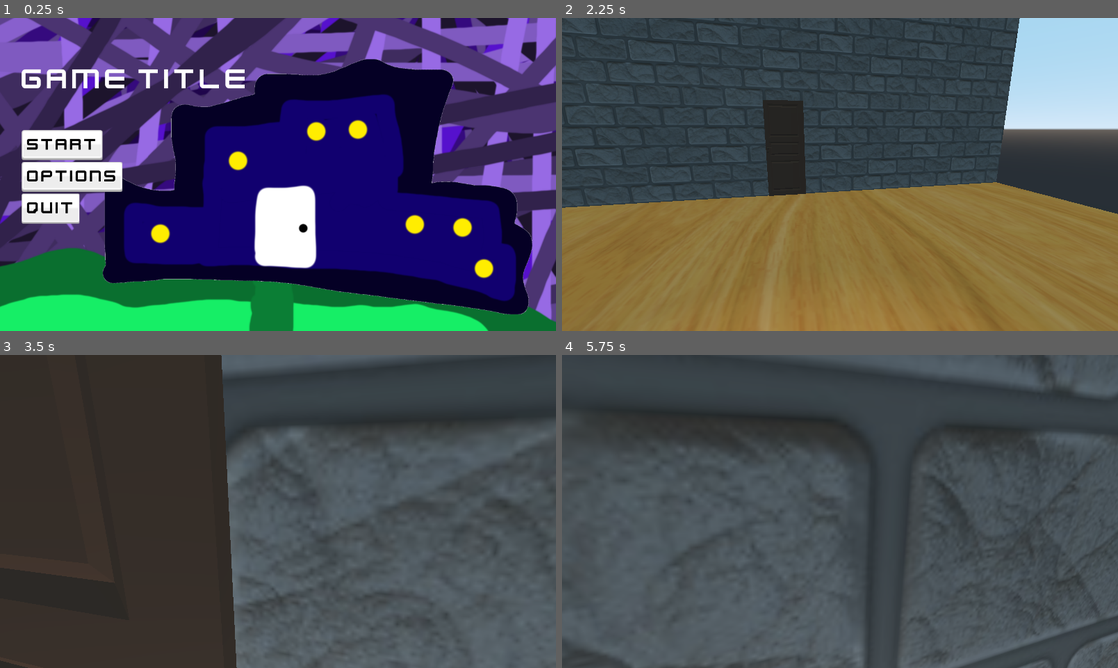
Above: before the commit, frames 1-4 (two rows, left to right).
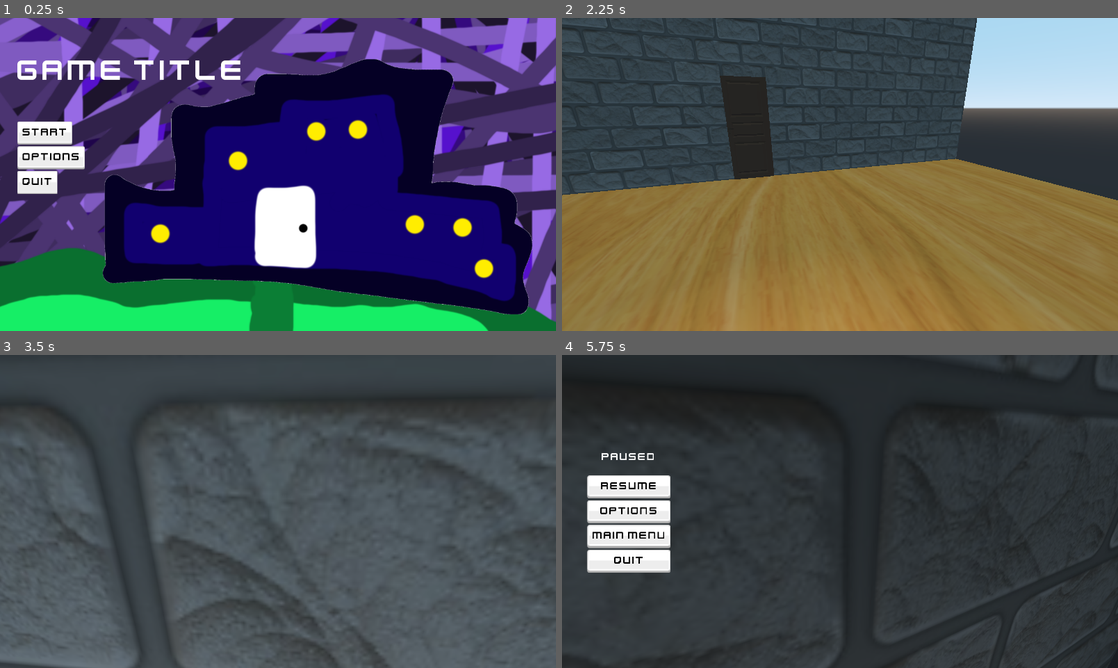
Above: after the commit, the same moments.

Repository: Yeti-Owner/1000-Rooms
Game: Godot game, scene res://scenes/StartMenu.tscn
Same seed, same stepped clock (60 frames per second), same inputs: the game is played once before the commit and once after it.
Inputs (mouse positions are in pixels of both pictures, inside the frame that each line leads up to):
- Up to frame 1 (0.25 s): no input
- Up to frame 2 (2.25 s): click "Options" at 0.5 s; click "Start" at 1.25 s; tap Enter at 2 s; move the mouse to (867, 174) at 2.02 s; hold W (up) from 2.03 s (still down)
- Up to frame 3 (3.5 s): keep holding W (up); tap Space (jump) at 2.27, 3.02 s; move the mouse to (250, 511) at 2.77 s
- Up to frame 4 (5.75 s): keep holding W (up); move the mouse to (851, 505) at 3.52 s; move the mouse to (834, 517) at 4.27 s; tap Space (jump) at 4.52, 5.27 s; move the mouse to (878, 514) at 5.02 s; tap Escape (pause, bound only after the commit) at 5.65 s

The runs differ from the first frame. In frame 1, 5.5% of the frame differs, in the area x 3-44%, y 13-66%; in frame 2, 16%; in frame 3, 42%; in frame 4, 69%, in the area x 0-100%, y 0-100%.

Commit message:
Fully set up pause menu
pause menu is set up and running, has full functionality

Diff:
--- a/assets/theme/FlatUI/kenneyUI.tres
+++ b/assets/theme/FlatUI/kenneyUI.tres
@@ -174,7 +174,7 @@
 region_rect = Rect2( 1051, 317, 4, 100 )
 
 [sub_resource type="DynamicFont" id=23]
-size = 40
+size = 25
 use_mipmaps = true
 use_filter = true
 font_data = ExtResource( 2 )
--- a/project.godot
+++ b/project.godot
@@ -51,6 +51,11 @@
 "events": [ Object(InputEventKey,"resource_local_to_scene":false,"resource_name":"","device":0,"alt":false,"shift":false,"control":false,"meta":false,"command":false,"pressed":false,"scancode":0,"physical_scancode":32,"unicode":0,"echo":false,"script":null)
  ]
 }
+pause={
+"deadzone": 0.5,
+"events": [ Object(InputEventKey,"resource_local_to_scene":false,"resource_name":"","device":0,"alt":false,"shift":false,"control":false,"meta":false,"command":false,"pressed":false,"scancode":0,"physical_scancode":16777217,"unicode":0,"echo":false,"script":null)
+ ]
+}
 
 [physics]
 
--- a/scenes/StartMenu.tscn
+++ b/scenes/StartMenu.tscn
@@ -34,48 +34,48 @@
 anchor_right = 1.0
 anchor_bottom = 1.0
 theme = ExtResource( 2 )
-custom_constants/margin_top = 100
-custom_constants/margin_left = 50
+custom_constants/margin_top = 80
+custom_constants/margin_left = 40
 __meta__ = {
 "_edit_use_anchors_": false
 }
 
 [node name="VBoxContainer" type="VBoxContainer" parent="MarginContainer"]
-margin_left = 50.0
-margin_top = 100.0
+margin_left = 40.0
+margin_top = 80.0
 margin_right = 1280.0
 margin_bottom = 720.0
 
 [node name="Label" type="Label" parent="MarginContainer/VBoxContainer"]
-margin_right = 1230.0
+margin_right = 1240.0
 margin_bottom = 80.0
 custom_fonts/font = SubResource( 1 )
 text = "Game Title"
 
 [node name="MarginContainer" type="MarginContainer" parent="MarginContainer/VBoxContainer"]
 margin_top = 84.0
-margin_right = 1230.0
+margin_right = 1240.0
 margin_bottom = 154.0
 custom_constants/margin_top = 70
 
 [node name="StartBtn" type="Button" parent="MarginContainer/VBoxContainer"]
 margin_top = 158.0
-margin_right = 186.324
-margin_bottom = 227.251
+margin_right = 126.324
+margin_bottom = 211.251
 size_flags_horizontal = 2
 text = "Start"
 
 [node name="OptionsBtn" type="Button" parent="MarginContainer/VBoxContainer"]
-margin_top = 231.0
-margin_right = 232.324
-margin_bottom = 300.251
+margin_top = 215.0
+margin_right = 155.324
+margin_bottom = 268.251
 size_flags_horizontal = 2
 text = "Options"
 
 [node name="QuitBtn" type="Button" parent="MarginContainer/VBoxContainer"]
-margin_top = 304.0
-margin_right = 133.324
-margin_bottom = 373.251
+margin_top = 272.0
+margin_right = 92.3241
+margin_bottom = 325.251
 size_flags_horizontal = 2
 text = "Quit"
 
--- /dev/null
+++ b/scenes/UI/GUI.tscn
@@ -0,0 +1,8 @@
+[gd_scene load_steps=2 format=2]
+
+[ext_resource path="res://scenes/UI/PauseMenu.tscn" type="PackedScene" id=1]
+
+[node name="GUI" type="CanvasLayer"]
+
+[node name="PauseMenu" parent="." instance=ExtResource( 1 )]
+visible = false
--- /dev/null
+++ b/scenes/UI/PauseMenu.gd
@@ -0,0 +1,40 @@
+extends Control
+var isPaused = false setget set_is_paused
+onready var VCont = $VBoxContainer
+
+
+func _ready():
+	# Math to center the pause menu based off window size
+	var CenterOfScreen = Vector2(OS.get_window_size().x/2, OS.get_window_size().y/2)
+	CenterOfScreen.y = CenterOfScreen.y - VCont.get_size().y/2
+	CenterOfScreen.x = CenterOfScreen.x - VCont.get_size().x/0.33
+	VCont._set_position(CenterOfScreen)
+
+func _unhandled_input(event):
+	if event.is_action_pressed("pause"):
+		self.isPaused = !isPaused
+		# Re-run math to center pause menu incase window changed size
+		_ready()
+
+func set_is_paused(value):
+	isPaused = value
+	get_tree().paused = isPaused
+	visible = isPaused
+	if (isPaused):
+		Input.set_mouse_mode(Input.MOUSE_MODE_VISIBLE)
+	else:
+		Input.set_mouse_mode(Input.MOUSE_MODE_CAPTURED)
+
+func _on_ResumeBtn_pressed():
+	self.isPaused = false
+
+func _on_QuitBtn_pressed():
+	get_tree().quit()
+
+func _on_OptionsBtn_pressed():
+	$SettingsMenu.popup_centered()
+
+func _on_StartMenuBtn_pressed():
+	self.isPaused = false
+	Input.set_mouse_mode(Input.MOUSE_MODE_VISIBLE)
+	get_tree().change_scene("res://scenes/StartMenu.tscn")
--- /dev/null
+++ b/scenes/UI/PauseMenu.tscn
@@ -0,0 +1,78 @@
+[gd_scene load_steps=4 format=2]
+
+[ext_resource path="res://scenes/UI/SettingsMenu.tscn" type="PackedScene" id=1]
+[ext_resource path="res://scenes/UI/PauseMenu.gd" type="Script" id=2]
+[ext_resource path="res://assets/theme/FlatUI/kenneyUI.tres" type="Theme" id=3]
+
+[node name="PauseMenu" type="Control"]
+pause_mode = 2
+anchor_right = 1.0
+anchor_bottom = 1.0
+script = ExtResource( 2 )
+__meta__ = {
+"_edit_use_anchors_": false
+}
+
+[node name="ColorRect" type="ColorRect" parent="."]
+anchor_right = 1.0
+anchor_bottom = 1.0
+color = Color( 0, 0, 0, 0.364706 )
+__meta__ = {
+"_edit_use_anchors_": false
+}
+
+[node name="VBoxContainer" type="VBoxContainer" parent="."]
+margin_left = -96.0
+margin_top = -140.5
+margin_right = 96.0
+margin_bottom = 140.5
+theme = ExtResource( 3 )
+__meta__ = {
+"_edit_use_anchors_": false
+}
+
+[node name="Label" type="Label" parent="VBoxContainer"]
+margin_right = 192.0
+margin_bottom = 29.0
+text = "Paused"
+align = 1
+
+[node name="MarginContainer" type="MarginContainer" parent="VBoxContainer"]
+margin_top = 33.0
+margin_right = 192.0
+margin_bottom = 53.0
+custom_constants/margin_top = 20
+
+[node name="ResumeBtn" type="Button" parent="VBoxContainer"]
+margin_top = 57.0
+margin_right = 192.0
+margin_bottom = 110.251
+text = "Resume"
+
+[node name="OptionsBtn" type="Button" parent="VBoxContainer"]
+margin_top = 114.0
+margin_right = 192.0
+margin_bottom = 167.251
+text = "Options"
+__meta__ = {
+"_edit_use_anchors_": false
+}
+
+[node name="StartMenuBtn" type="Button" parent="VBoxContainer"]
+margin_top = 171.0
+margin_right = 192.324
+margin_bottom = 224.251
+text = "Main Menu"
+
+[node name="QuitBtn" type="Button" parent="VBoxContainer"]
+margin_top = 228.0
+margin_right = 192.0
+margin_bottom = 281.251
+text = "Quit"
+
+[node name="SettingsMenu" parent="." instance=ExtResource( 1 )]
+
+[connection signal="pressed" from="VBoxContainer/ResumeBtn" to="." method="_on_ResumeBtn_pressed"]
+[connection signal="pressed" from="VBoxContainer/OptionsBtn" to="." method="_on_OptionsBtn_pressed"]
+[connection signal="pressed" from="VBoxContainer/StartMenuBtn" to="." method="_on_StartMenuBtn_pressed"]
+[connection signal="pressed" from="VBoxContainer/QuitBtn" to="." method="_on_QuitBtn_pressed"]
--- a/scenes/UI/SettingsMenu.tscn
+++ b/scenes/UI/SettingsMenu.tscn
@@ -43,7 +43,6 @@
 }
 
 [node name="Video" type="Tabs" parent="SettingsTabs"]
-visible = false
 anchor_right = 1.0
 anchor_bottom = 1.0
 margin_left = 4.0
@@ -254,6 +253,7 @@
 value = -10.0
 
 [node name="Gameplay" type="Tabs" parent="SettingsTabs"]
+visible = false
 anchor_right = 1.0
 anchor_bottom = 1.0
 margin_left = 4.0
--- a/scenes/world.tscn
+++ b/scenes/world.tscn
@@ -1,9 +1,10 @@
-[gd_scene load_steps=8 format=2]
+[gd_scene load_steps=9 format=2]
 
 [ext_resource path="res://assets/textures/floors/Wood_14-512x512.png" type="Texture" id=1]
 [ext_resource path="res://scenes/objects/walls/Wall1.tscn" type="PackedScene" id=2]
 [ext_resource path="res://scenes/Player.tscn" type="PackedScene" id=3]
 [ext_resource path="res://scenes/objects/doors/Door2.tscn" type="PackedScene" id=4]
+[ext_resource path="res://scenes/UI/GUI.tscn" type="PackedScene" id=5]
 
 [sub_resource type="SpatialMaterial" id=2]
 albedo_texture = ExtResource( 1 )
@@ -94,3 +95,5 @@
 
 [node name="Door2" parent="." instance=ExtResource( 4 )]
 transform = Transform( 0.9, 0, 0, 0, 0.9, 0, 0, 0, 0.9, 5, 0, 0 )
+
+[node name="GUI" parent="." instance=ExtResource( 5 )]
